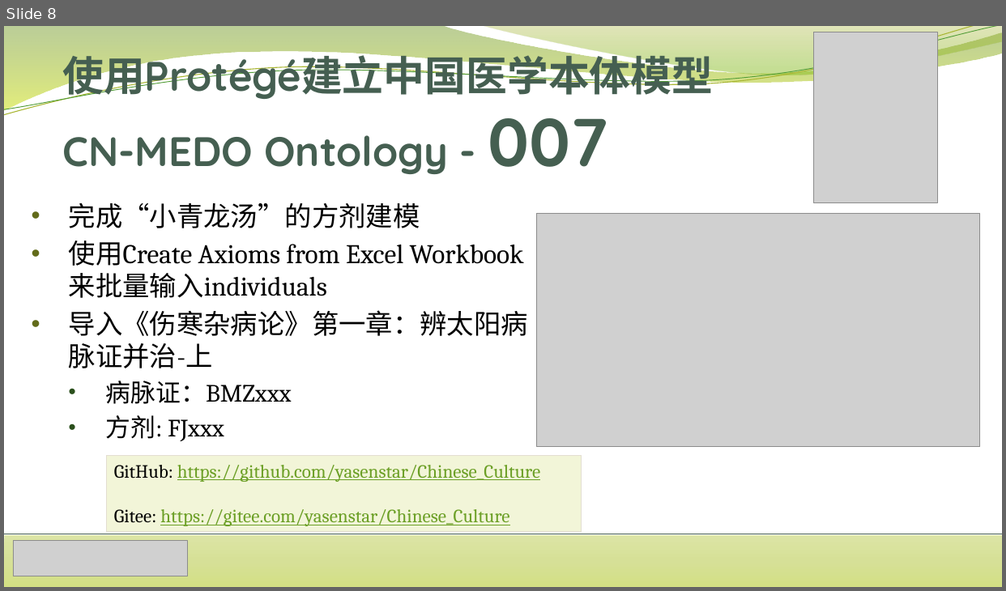
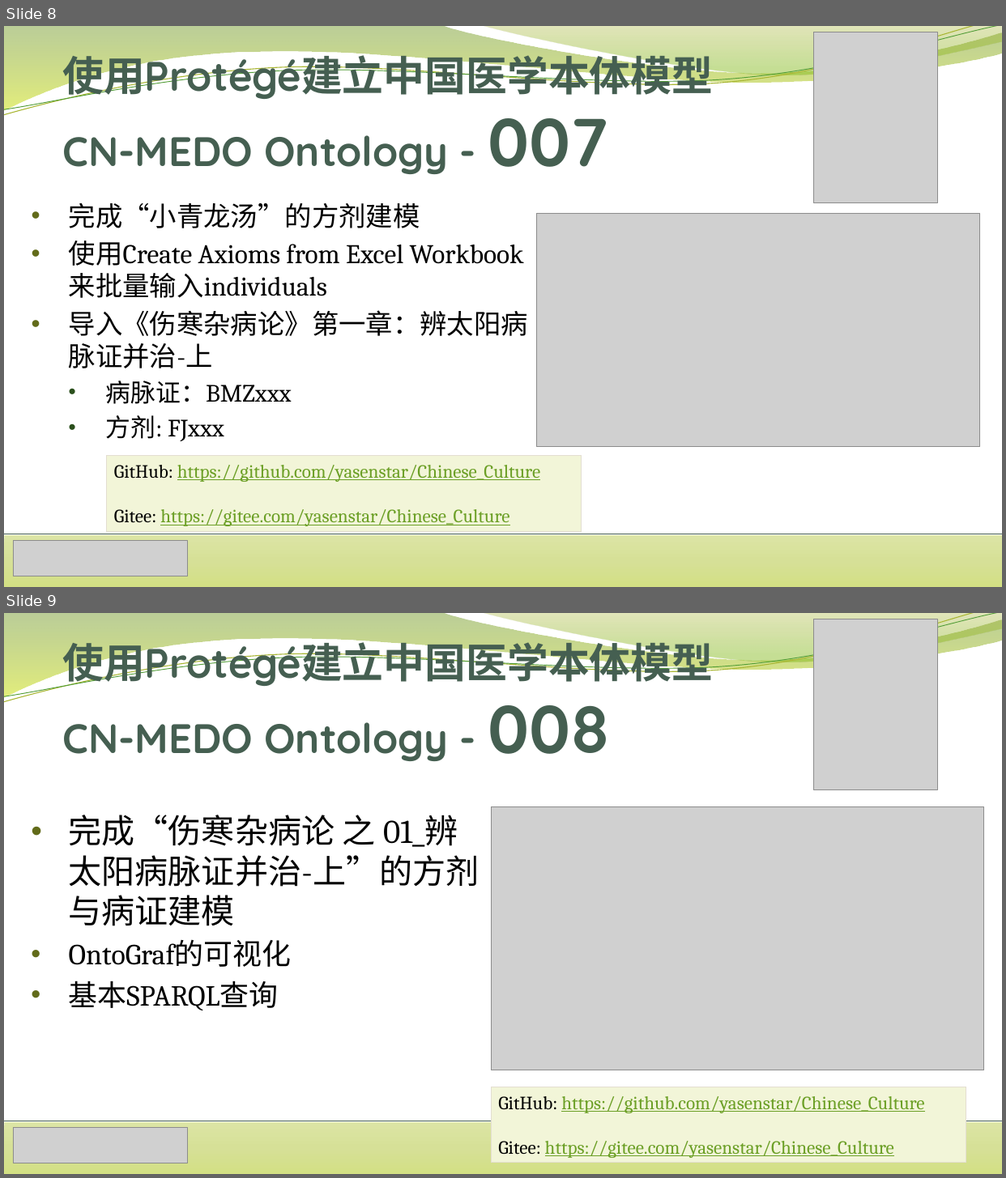
Before and after one commit to yasenstar/Chinese_Culture, a slide deck: 使用Protégé建立中国传统医学本体模型.pptx. Shown one above the other, each under a label of ours: slide 8 before the commit, slides 8 and 9 after it. The pictures are 1006x591 and 1006x1178 pixels, drawn with LibreOffice and Linux fonts; fonts in the diff are those of the drawing; grey boxes stand for pictures. Boxes give left, top, right and bottom in pixels: in the first picture for what was removed or moved away, otherwise in the second. Text is boxed around its words. In the diff, an @@ line names an element or a change of style, - is before the commit and + after.

```diff
--- a/使用Protégé建立中国传统医学本体模型.pptx
+++ b/使用Protégé建立中国传统医学本体模型.pptx
@@ slide 9 added at (x1=4, y1=613, x2=1002, y2=1174), background #FFFFFF; not listed: 6 template elements that a slide beside it also shows @@
@@ title added at (x1=62, y1=636, x2=713, y2=761), 39.6 pt, text #455F51, bold @@
+使用Protégé建立中国医学本体模型
+CN-MEDO Ontology - 008
@@ picture added at (x1=814, y1=619, x2=938, y2=790) @@
@@ picture added at (x1=492, y1=807, x2=985, y2=1071) @@
@@ text added at (x1=69, y1=815, x2=479, y2=1011), 32 pt, text #000000 @@
+• 完成“伤寒杂病论 之 01_辨太阳病脉证并治-上”的方剂与病证建模
+• OntoGraf的可视化
+• 基本SPARQL查询
@@ rectangle added at (x1=492, y1=1088, x2=966, y2=1163), fill #F2F5D8, outline #E3DED1 0.75 pt, 18 pt, text #6B9F25, underline @@
+GitHub: https://github.com/yasenstar/Chinese_Culture
+Gitee: https://gitee.com/yasenstar/Chinese_Culture
@@ picture added at (x1=14, y1=1127, x2=187, y2=1163) @@
```
Also in this commit, not shown: 1 other file.
